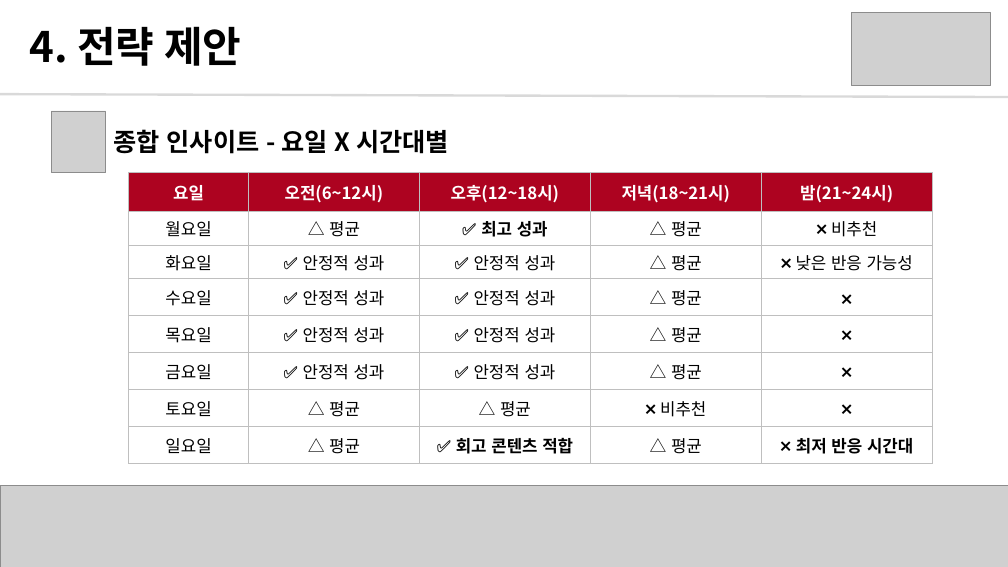
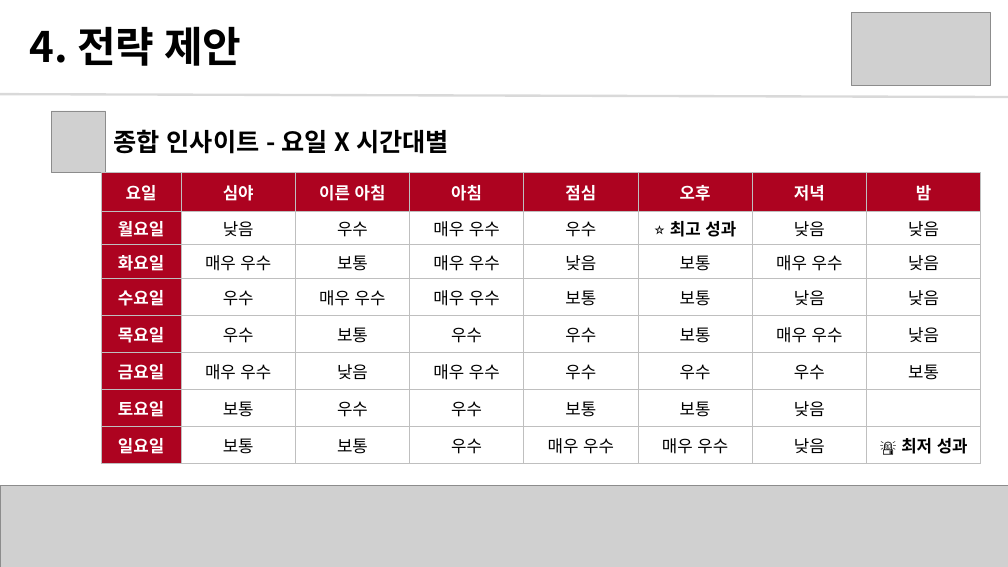
Before and after one commit to soooo1017/Data_Project, a slide deck: slide 30 of 2. 유튜브 채널 분석/Final/SSG Landers 유튜브 채널 분석.pptx. Drawn at 1008x567 pixels with LibreOffice and Linux fonts; fonts in the diff are those of the drawing; grey boxes stand for pictures. Boxes give left, top, right and bottom in pixels: in the first picture for what was removed or moved away, otherwise in the second. Text is boxed around its words. In the diff, an @@ line names an element or a change of style, - is before the commit and + after.

```diff
--- a/2. 유튜브 채널 분석/Final/SSG Landers 유튜브 채널 분석.pptx
+++ b/2. 유튜브 채널 분석/Final/SSG Landers 유튜브 채널 분석.pptx
@@ table at (x1=101, y1=172, x2=981, y2=464) @@
-column 2: 오전(6~12시) | △ 평균 | ✅ 안정적 성과 | ✅ 안정적 성과 | ✅ 안정적 성과 | ✅ 안정적 성과 | △ 평균 | △ 평균
-column 3: 오후(12~18시) | ✅ 최고 성과 | ✅ 안정적 성과 | ✅ 안정적 성과 | ✅ 안정적 성과 | ✅ 안정적 성과 | △ 평균 | ✅ 회고 콘텐츠 적합
-column 4: 저녁(18~21시) | △ 평균 | △ 평균 | △ 평균 | △ 평균 | △ 평균 | ❌ 비추천 | △ 평균
-column 5: 밤(21~24시) | ❌ 비추천 | ❌ 낮은 반응 가능성 | ❌ | ❌ | ❌ | ❌ | ❌ 최저 반응 시간대
+column 2: 심야 | 낮음 | 매우 우수 | 우수 | 우수 | 매우 우수 | 보통 | 보통
+column 3: 이른 아침 | 우수 | 보통 | 매우 우수 | 보통 | 낮음 | 우수 | 보통
+column 4: 아침 | 매우 우수 | 매우 우수 | 매우 우수 | 우수 | 매우 우수 | 우수 | 우수
+column 5: 점심 | 우수 | 낮음 | 보통 | 우수 | 우수 | 보통 | 매우 우수
+column 6: 오후 | ⭐️ 최고 성과 | 보통 | 보통 | 보통 | 우수 | 보통 | 매우 우수
+column 7: 저녁 | 낮음 | 매우 우수 | 낮음 | 매우 우수 | 우수 | 낮음 | 낮음
+column 8: 밤 | 낮음 | 낮음 | 낮음 | 낮음 | 보통 |  | 🚨 최저 성과
@@ table resized from (x1=129, y1=173, x2=932, y2=475) to (x1=101, y1=172, x2=981, y2=464) @@
```
Also in this commit, not shown: 1 other slide changed, 2 other files.
